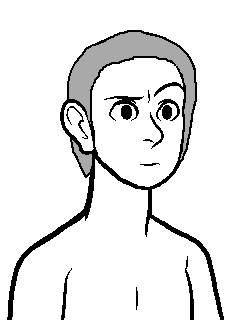
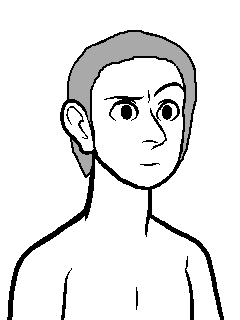
Layers edited between the first and the second 240 x 320 image:
showed "large" over bbox(142, 108, 167, 150)
hid "round" over bbox(143, 112, 164, 149)
